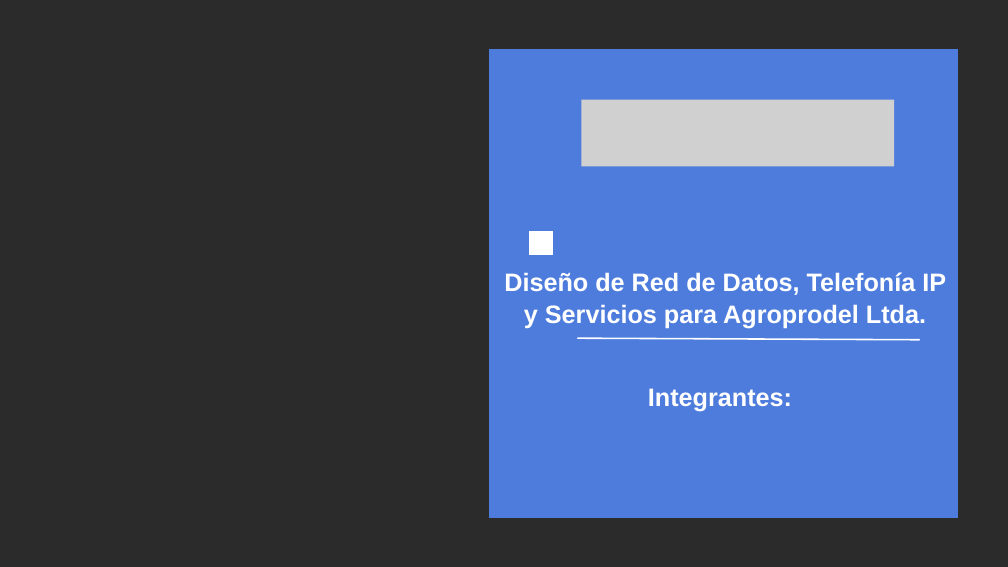
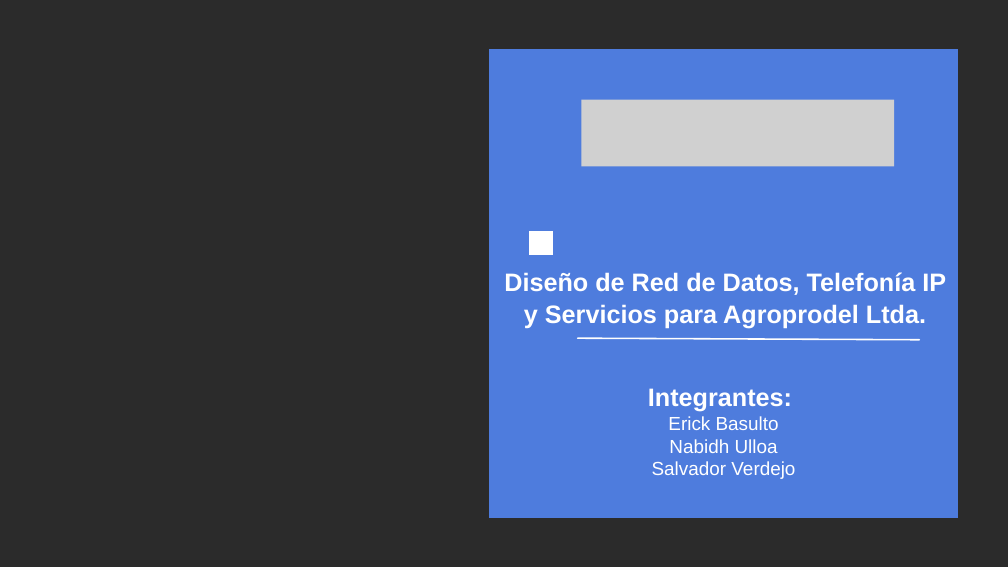
Before and after one commit to erickfranciscobasulto-bit/Proyecto-de-titulo, a slide deck: slide 1 of Presentacion_Final_Agroprodel.pptx. Drawn at 1008x567 pixels with LibreOffice and Linux fonts; fonts in the diff are those of the drawing; grey boxes stand for pictures; background and template pictures are left out; a plain dark background stands for a picture behind light text. Boxes give left, top, right and bottom in pixels: in the first picture for what was removed or moved away, otherwise in the second. Text is boxed around its words. In the diff, an @@ line names an element or a change of style, - is before the commit and + after.

```diff
--- a/Presentacion_Final_Agroprodel.pptx
+++ b/Presentacion_Final_Agroprodel.pptx
@@ text at <box>652,416,795,479</box>: paragraphs added @@
+Erick Basulto
+Nabidh Ulloa
+Salvador Verdejo
```
Also in this commit, not shown: 9 other slides changed.
